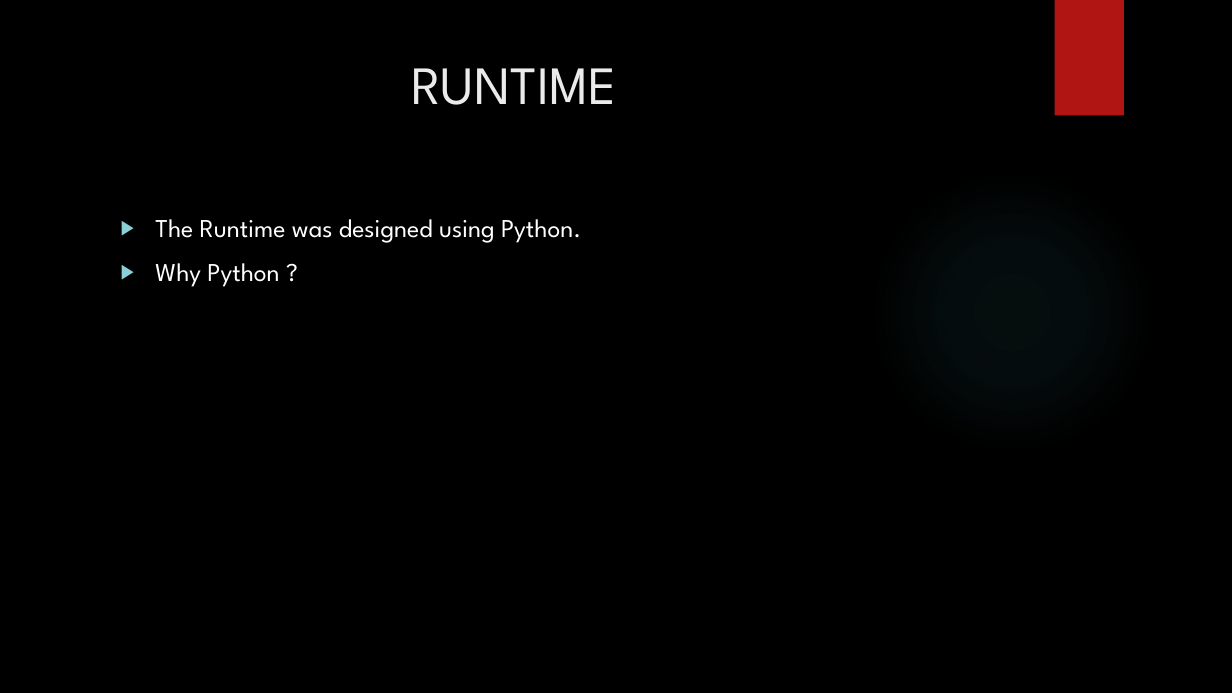
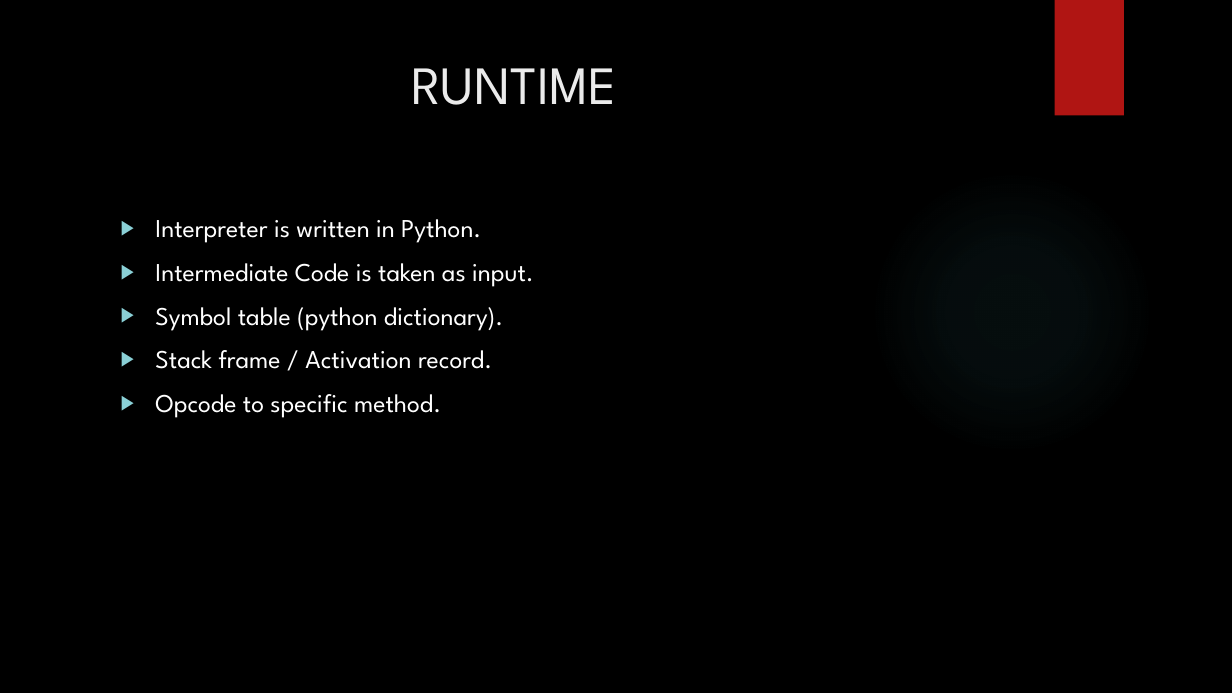
Before and after one commit to AvinashMV/SER502-Spring2018-Team30, a slide deck: slide 23 of doc/Sliceppt.pptx (slide 25 before the commit). Drawn at 1232x693 pixels with LibreOffice and Linux fonts; fonts in the diff are those of the drawing; background and template pictures are left out. Boxes give left, top, right and bottom in pixels: in the first picture for what was removed or moved away, otherwise in the second. Text is boxed around its words. In the diff, an @@ line names an element or a change of style, - is before the commit and + after.

```diff
--- a/doc/Sliceppt.pptx
+++ b/doc/Sliceppt.pptx
@@ text at <box>155,219,534,418</box>: text changed @@
-▶ The Runtime was designed using Python.
-▶ Why Python ?
+▶ Interpreter is written in Python.
+▶ Intermediate Code is taken as input.
+▶ Symbol table (python dictionary).
+▶ Stack frame / Activation record.
+▶ Opcode to specific method.
```
Also in this commit, not shown: 7 other slides changed, 4 slides added, 1 slide removed, 1 other file.
